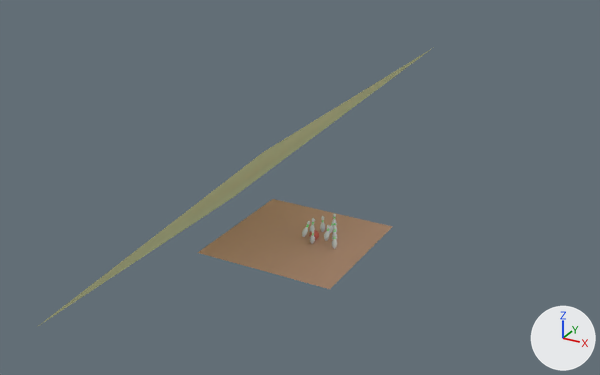
Renders of the Blender file 003_Bowling/BowlingAlley.blend from each side of a commit.
Camera for both pictures: a camera (50 mm lens) standing at (80.0, -144.7, 85.0) and looking at (-1.2, 2.9, 11.2). Lighting does not change. The marker at lower right points along +X, +Y and +Z.
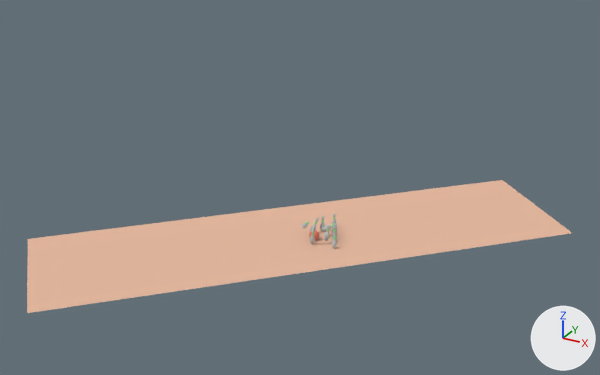
Boxes [x1, y1, x2, y2] around the edits, measured in the pictures (600 x 375 px):
'Plane', moved, turned, rescaled
    before: [198, 199, 392, 289]
    after: [27, 180, 572, 313]
'Plane.002', deleted (yellow)
    before: [37, 47, 434, 327]

What the commit changed:
Object 'Plane.002' (ob_plane_002) is deleted.
Object 'Plane' (ob_plane) moves from (0.0, 0.0, 0.0) to (0.0, 1.8, 0.0).
Object 'Plane' (ob_plane) turns from (0, 0, 0) to (0, 0, 45) degrees about x, y and z.
Object 'Plane' (ob_plane) is rescaled from (1.0, 1.0, 1.0) to (3.69, 1.0, 1.0).
